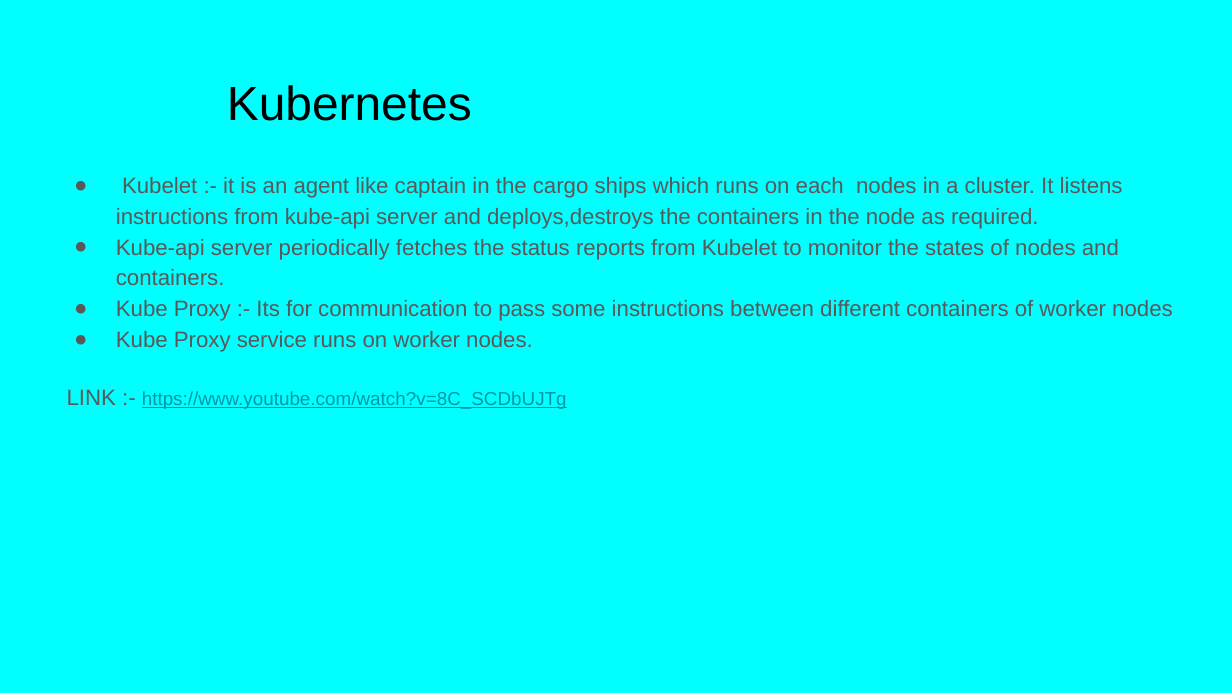
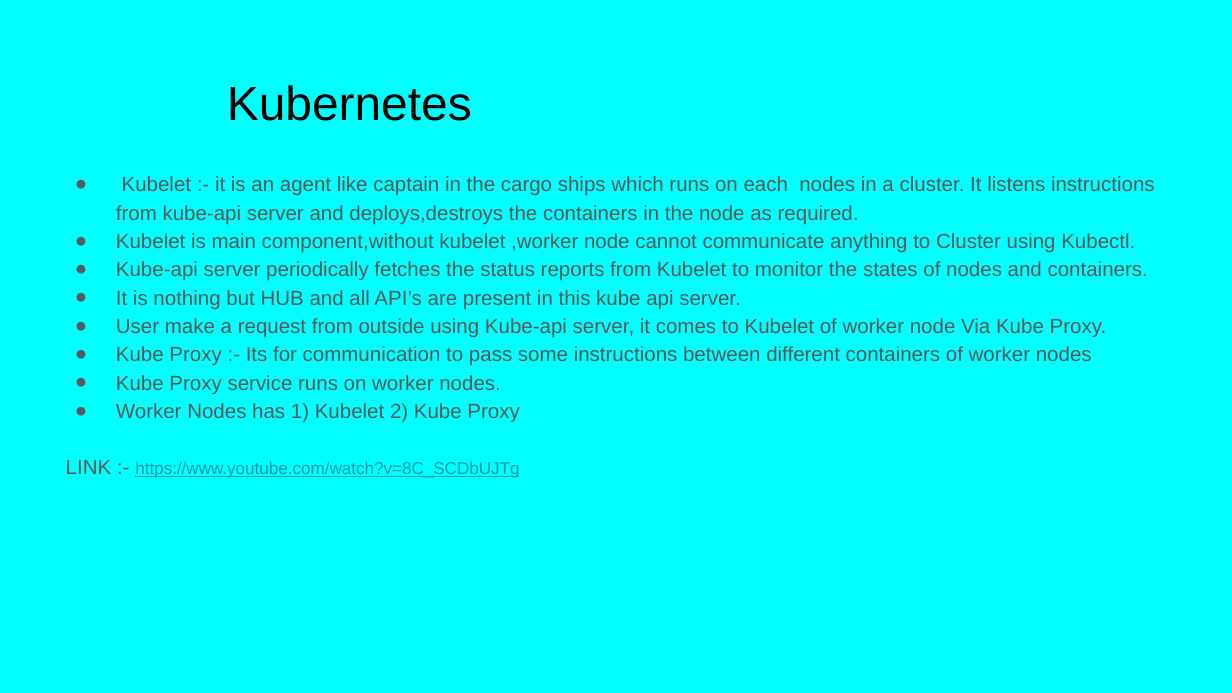
Before and after one commit to Balaji504/DevOpsProject, a slide deck: slide 6 of docs/Kubernetes.pptx (slide 5 before the commit). Drawn at 1232x693 pixels with LibreOffice and Linux fonts; fonts in the diff are those of the drawing. Boxes give left, top, right and bottom in pixels: in the first picture for what was removed or moved away, otherwise in the second. Text is boxed around its words. In the diff, an @@ line names an element or a change of style, - is before the commit and + after.

Commit message:
Deploy springboot using kubernetes
Deploy springboot using kubernetes

```diff
--- a/docs/Kubernetes.pptx
+++ b/docs/Kubernetes.pptx
@@ text at <box>66,176,1155,478</box>: size 13 to 12 pt in "Kubelet :- it is an agent like ...", "Kube-api server periodically fetches the status reports ...", "Kube Proxy :- Its for communication to ...", "Kube Proxy service runs on worker nodes." and 1 more places; size 11 to 10 pt in "https://www.youtube.com/watch?v=8C_SCDbUJTg"; indent changed @@
@@ text at <box>116,233,1135,253</box>: paragraph added @@
+● Kubelet is main component,without kubelet ,worker node cannot communicate anything to Cluster using Kubectl.
@@ text at <box>116,290,1107,338</box>: paragraphs added @@
+● It is nothing but HUB and all API’s are present in this kube api server.
+● User make a request from outside using Kube-api server, it comes to Kubelet of worker node Via Kube Proxy.
@@ text at <box>116,403,519,423</box>: paragraph added @@
+● Worker Nodes has 1) Kubelet 2) Kube Proxy
```
Also in this commit, not shown: 3 other slides changed, 16 slides added, 2 other files.
